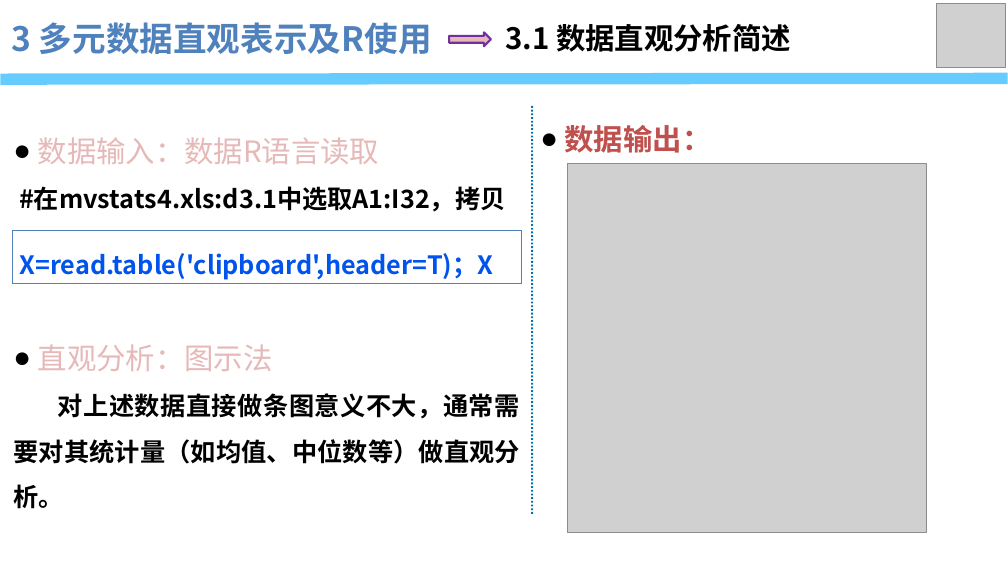
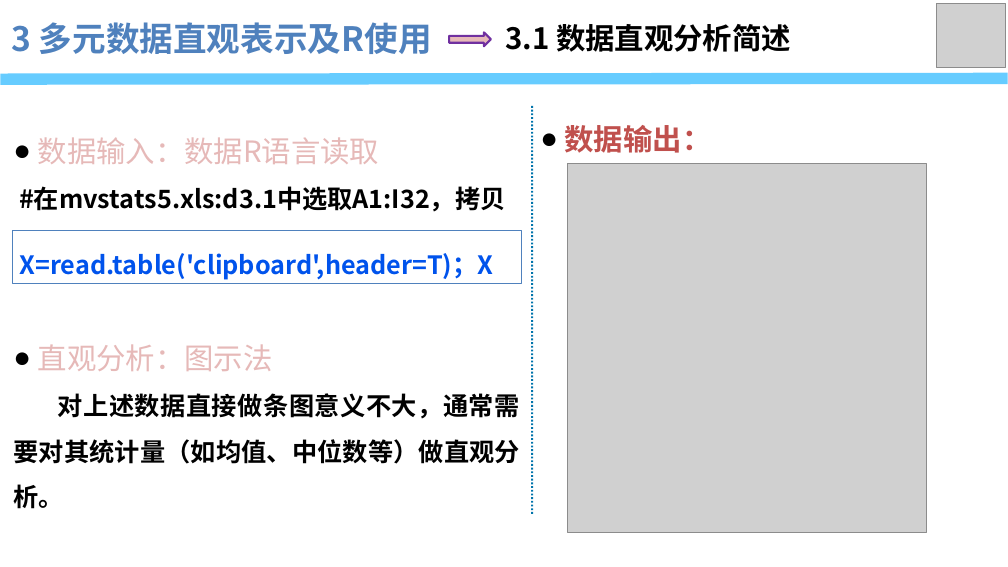
Before and after one commit to jdwbh/mvstats5, a slide deck: slide 6 of pptx/第3章 多元数据直观表示.pptx. Drawn at 1008x567 pixels with LibreOffice and Linux fonts; fonts in the diff are those of the drawing; grey boxes stand for pictures. Boxes give left, top, right and bottom in pixels: in the first picture for what was removed or moved away, otherwise in the second. Text is boxed around its words. In the diff, an @@ line names an element or a change of style, - is before the commit and + after.

```diff
--- a/pptx/第3章 多元数据直观表示.pptx
+++ b/pptx/第3章 多元数据直观表示.pptx
@@ text at [19, 186, 505, 212]: text changed @@
-#在mvstats4.xls:d3.1中选取A1:I32，拷贝
+#在mvstats5.xls:d3.1中选取A1:I32，拷贝
```
Also in this commit, not shown: 1 other slide changed, 12 other files.
